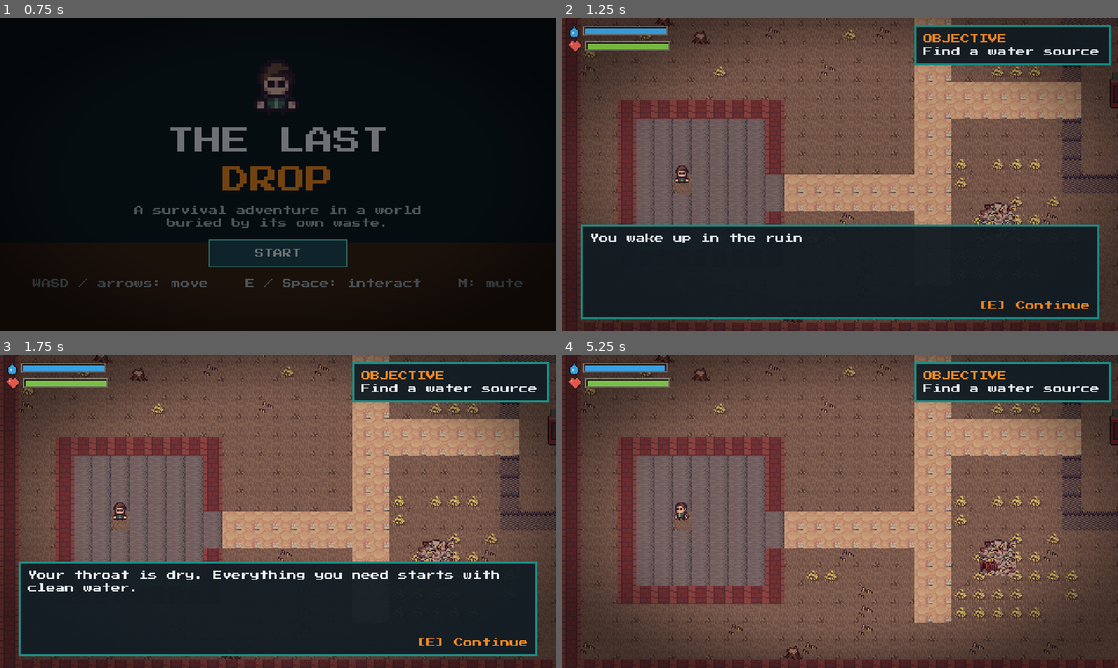
Above: before the commit, frames 1-4 (two rows, left to right).
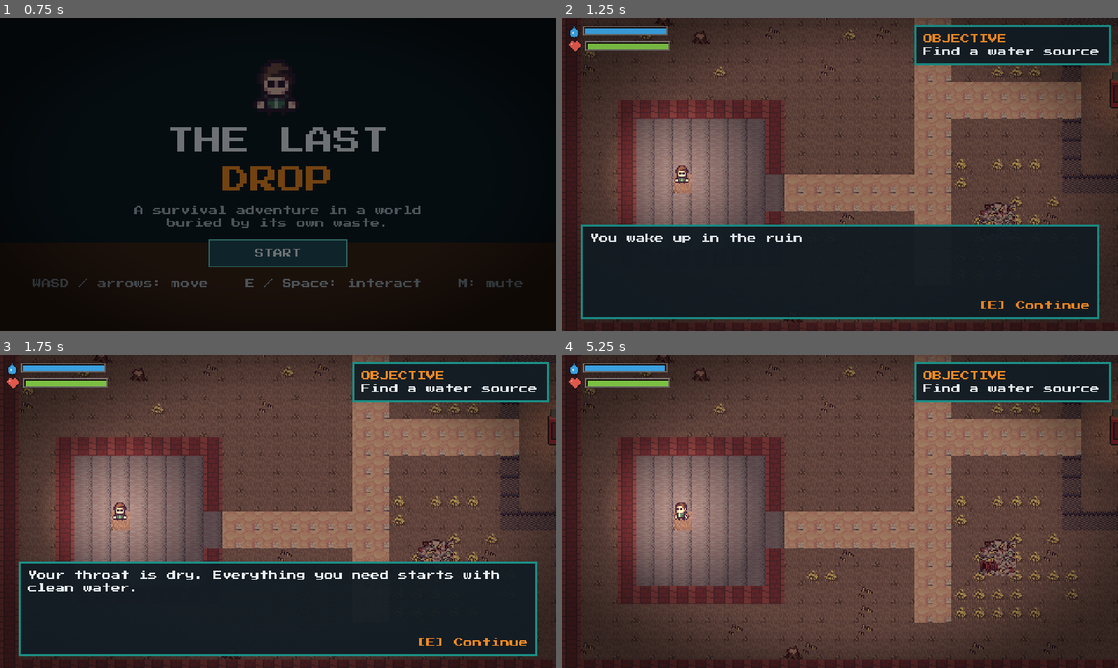
Above: after the commit, the same moments.

Repository: hsan-gg/the-last-drop
Game: Godot game, scene res://ui/title.tscn
Same seed, same stepped clock (60 frames per second), same inputs: the game is played once before the commit and once after it. Sound files missing from this copy of the repository are replaced by a short silence.
Inputs (mouse positions are in pixels of both pictures, inside the frame that each line leads up to):
- Up to frame 1 (0.75 s): click "START" at 0.5 s
- Up to frame 2 (1.25 s): no input
- Up to frame 3 (1.75 s): tap Enter (ui_accept) at 1.25, 1.52 s; move the mouse to (400, 495) at 1.27 s; hold D (move_right) from 1.28 s (still down); hold E (interact) from 1.28 s (still down); click (400, 495) at 1.42 s
- Up to frame 4 (5.25 s): release D (move_right) at 2 s; release E (interact) at 2 s; tap Enter (ui_accept) at 2, 2.75, 4.25, 4.52 s; drag from (728, 527) to (995, 558) at 2.02 s; move the mouse to (895, 442) at 2.77 s; hold D (move_right) 2.78-3.5 s; tap Alt at 2.85 s; drag from (812, 574) to (995, 558) at 3.52 s; move the mouse to (1006, 558) at 4.27 s; hold A (move_left) 4.28-5 s; tap Keypad Enter at 4.35 s; drag from (673, 464) to (995, 558) at 5.02 s

Frame 1 is identical in both runs. In frame 2, 23% of the frame differs, in the area x 6-100%, y 0-66%; in frame 3, 25%; in frame 4, 33%, in the area x 3-100%, y 0-98%.

Commit message:
feat: add dusk lighting
A warm lantern follows the player and key objects (repair stations, terminals,
recordings, gates, water) carry small coloured lights against darker per-area
ambient tints.

Diff:
--- a/data/areas.json
+++ b/data/areas.json
@@ -3,7 +3,7 @@
 		"id": "outpost",
 		"layout": "res://data/maps/outpost.txt",
 		"floor": ".",
-		"tint": "#ffe2c4",
+		"tint": "#c9ab9a",
 		"arrival_dialogue": "intro",
 		"entities": {
 			"$": {
@@ -46,7 +46,7 @@
 		"id": "factory",
 		"layout": "res://data/maps/factory.txt",
 		"floor": "M",
-		"tint": "#d6e4ff",
+		"tint": "#8f9ab8",
 		"arrival_dialogue": "factory_arrival",
 		"entities": {
 			"$": {
@@ -92,7 +92,7 @@
 		"id": "dump",
 		"layout": "res://data/maps/dump.txt",
 		"floor": ".",
-		"tint": "#e6dccb",
+		"tint": "#bfae9f",
 		"arrival_dialogue": "dump_arrival",
 		"entities": {
 			"1": {
--- /dev/null
+++ b/test/unit/test_area_lighting.gd
@@ -0,0 +1,47 @@
+extends GutTest
+## Dusk lighting must exist in every built area without costing the player their view.
+
+const AREAS: Array[String] = ["res://world/outpost.tscn", "res://world/factory.tscn", "res://world/dump.tscn"]
+const ARRIVALS: Array[String] = ["outpost", "factory", "dump"]
+
+
+## Arrival dialogue pauses the tree, which would freeze every later test, so mark it seen.
+func before_each() -> void:
+	GameState.reset()
+	for area_id in ARRIVALS:
+		GameState.set_flag("arrival_%s_seen" % area_id)
+
+
+func after_each() -> void:
+	get_tree().paused = false
+	GameState.reset()
+
+
+func test_every_area_has_a_player_lantern() -> void:
+	for path in AREAS:
+		var area: Node = add_child_autofree(load(path).instantiate())
+		await wait_physics_frames(2)
+		var lantern := area.find_child("Lantern", true, false) as PointLight2D
+		assert_not_null(lantern, path)
+		assert_gt(lantern.energy, 0.0)
+		area.queue_free()
+		await wait_physics_frames(2)
+
+
+func test_interesting_objects_carry_a_light() -> void:
+	var area: Node = add_child_autofree(load("res://world/factory.tscn").instantiate())
+	await wait_physics_frames(2)
+	var terminal := area.find_children("*", "ArchiveTerminal", true, false)[0] as Node
+	assert_not_null(terminal.get_node_or_null("DuskLight"))
+
+
+func test_light_texture_is_shared_and_radial() -> void:
+	var texture := AreaLighting.light_texture()
+	assert_eq(texture, AreaLighting.light_texture(), "built once")
+	assert_eq(texture.fill, GradientTexture2D.FILL_RADIAL)
+
+
+func test_light_radius_matches_the_spec() -> void:
+	var light := AreaLighting.make_light({"color": "#ffffff", "energy": 1.0, "radius": 64.0})
+	assert_almost_eq(light.texture_scale * AreaLighting.TEXTURE_SIZE / 2.0, 64.0, 0.01)
+	light.free()
--- /dev/null
+++ b/world/area_lighting.gd
@@ -0,0 +1,55 @@
+class_name AreaLighting
+extends RefCounted
+## Dusk lighting: warm light pools around the player and the objects worth
+## walking to, set against each area's darker ambient tint.
+
+const TEXTURE_SIZE := 128
+const PLAYER_LANTERN := {"color": "#ffd9a0", "energy": 0.85, "radius": 72.0}
+const ENTITY_LIGHTS := {
+	"repair_station": {"color": "#ffb36b", "energy": 0.7, "radius": 46.0},
+	"archive_terminal": {"color": "#5fe0d0", "energy": 0.8, "radius": 44.0},
+	"recording": {"color": "#ffd27a", "energy": 0.55, "radius": 28.0},
+	"area_exit": {"color": "#ffb36b", "energy": 0.8, "radius": 40.0},
+	"water_source": {"color": "#6fb8e8", "energy": 0.5, "radius": 38.0},
+}
+
+static var _texture: GradientTexture2D
+
+
+static func light_texture() -> GradientTexture2D:
+	if _texture == null:
+		var gradient := Gradient.new()
+		gradient.colors = PackedColorArray([Color.WHITE, Color(1, 1, 1, 0)])
+		gradient.offsets = PackedFloat32Array([0.0, 1.0])
+		_texture = GradientTexture2D.new()
+		_texture.gradient = gradient
+		_texture.width = TEXTURE_SIZE
+		_texture.height = TEXTURE_SIZE
+		_texture.fill = GradientTexture2D.FILL_RADIAL
+		_texture.fill_from = Vector2(0.5, 0.5)
+		_texture.fill_to = Vector2(1.0, 0.5)
+	return _texture
+
+
+static func make_light(spec: Dictionary) -> PointLight2D:
+	var light := PointLight2D.new()
+	light.name = "DuskLight"
+	light.texture = light_texture()
+	light.color = Color(spec["color"])
+	light.energy = spec["energy"]
+	light.texture_scale = float(spec["radius"]) * 2.0 / TEXTURE_SIZE
+	return light
+
+
+## Gives the player a lantern, centred on the sprite rather than the feet.
+static func add_player_lantern(player: Node2D) -> void:
+	var lantern := make_light(PLAYER_LANTERN)
+	lantern.name = "Lantern"
+	lantern.position = Vector2(0, -8)
+	player.add_child(lantern)
+
+
+## Adds the light configured for an entity scene, if it has one.
+static func decorate(entity: Node2D, scene_name: String) -> void:
+	if ENTITY_LIGHTS.has(scene_name):
+		entity.add_child(make_light(ENTITY_LIGHTS[scene_name]))
--- a/world/game_area.gd
+++ b/world/game_area.gd
@@ -45,6 +45,7 @@
 	add_child(ground)
 	move_child(ground, 0)
 	_place_entities(layout, definitions, marker_chars)
+	AreaLighting.add_player_lantern(_player)
 	_limit_camera(layout)
 
 	_tint.color = Color(config.get("tint", "#ffffff"))
@@ -73,6 +74,7 @@
 		for key: String in properties:
 			entity.set(key, _typed(properties[key]))
 		_entities.add_child(entity)
+		AreaLighting.decorate(entity, definition.get("scene", ""))
 
 
 func _limit_camera(layout: PackedStringArray) -> void:
Not shown, added: test/unit/test_area_lighting.gd.uid
Not shown, added: world/area_lighting.gd.uid
